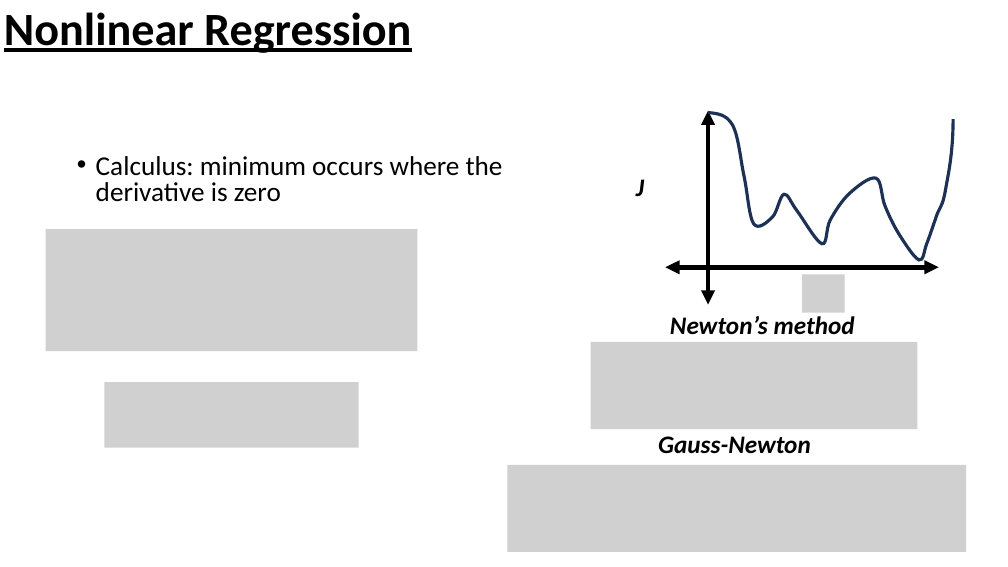
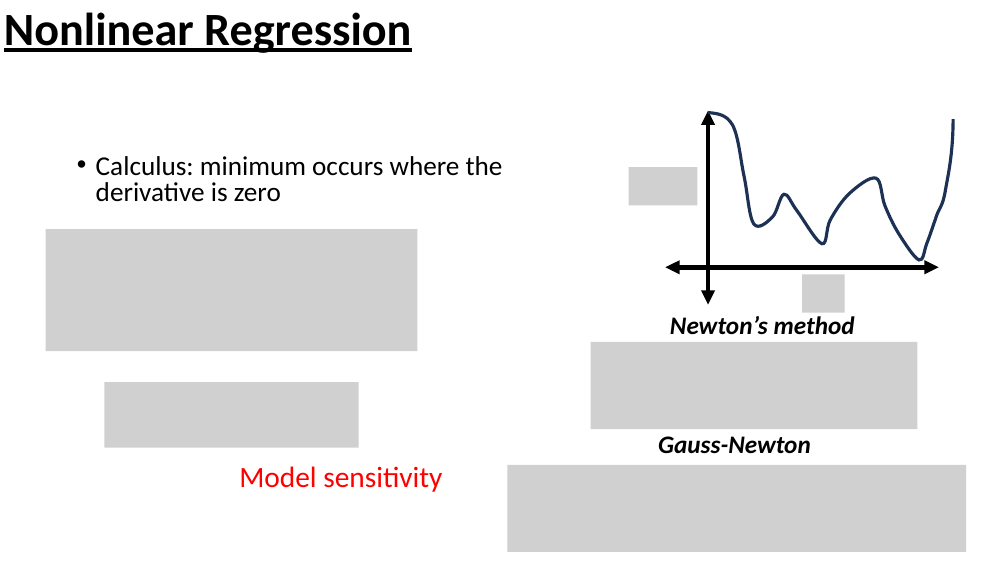
Before and after one commit to mjcolebank/UCI_CIRC_Code, a slide deck: slide 12 of InverseProblems_MATLAB_8_16_23/Slides_InverseProblems.pptx. Drawn at 1008x567 pixels with LibreOffice and Linux fonts; fonts in the diff are those of the drawing; grey boxes stand for pictures. Boxes give left, top, right and bottom in pixels: in the first picture for what was removed or moved away, otherwise in the second. Text is boxed around its words. In the diff, an @@ line names an element or a change of style, - is before the commit and + after.

```diff
--- a/InverseProblems_MATLAB_8_16_23/Slides_InverseProblems.pptx
+++ b/InverseProblems_MATLAB_8_16_23/Slides_InverseProblems.pptx
@@ picture added at <box>628,167,697,205</box> @@
@@ text removed at <box>636,179,644,197</box> @@
-J
@@ text added at <box>239,466,442,492</box>, 28 pt, text #FF0000 @@
+Model sensitivity
```
Also in this commit, not shown: 7 other slides changed, 8 slides added, 5 other files.
